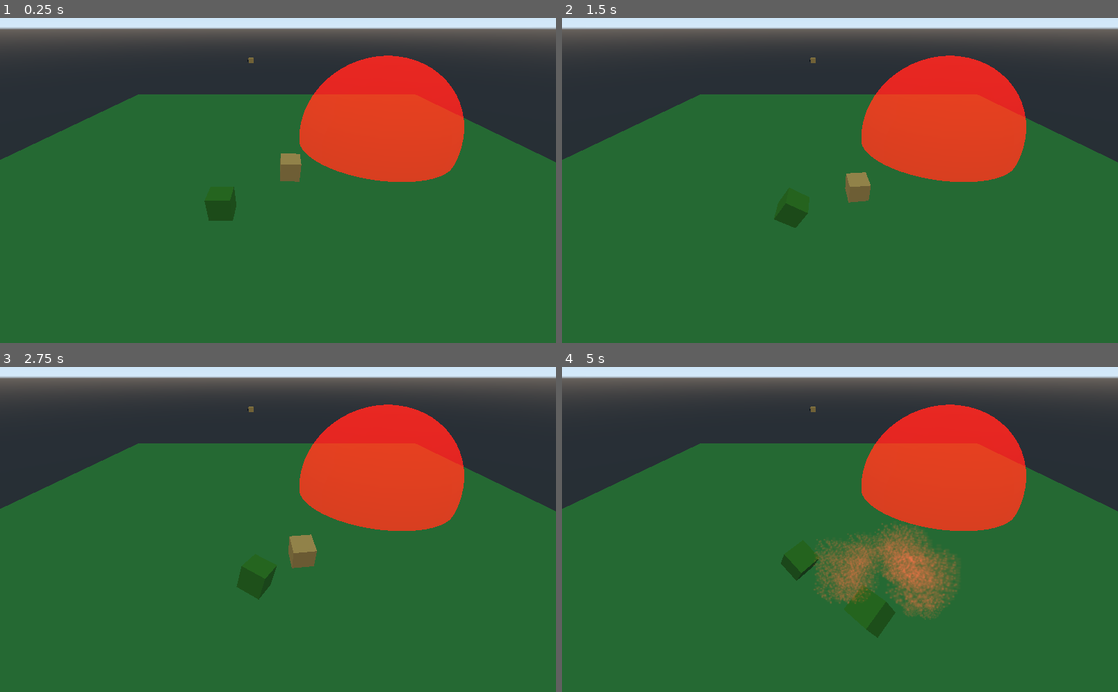
Above: before the commit, frames 1-4 (two rows, left to right).
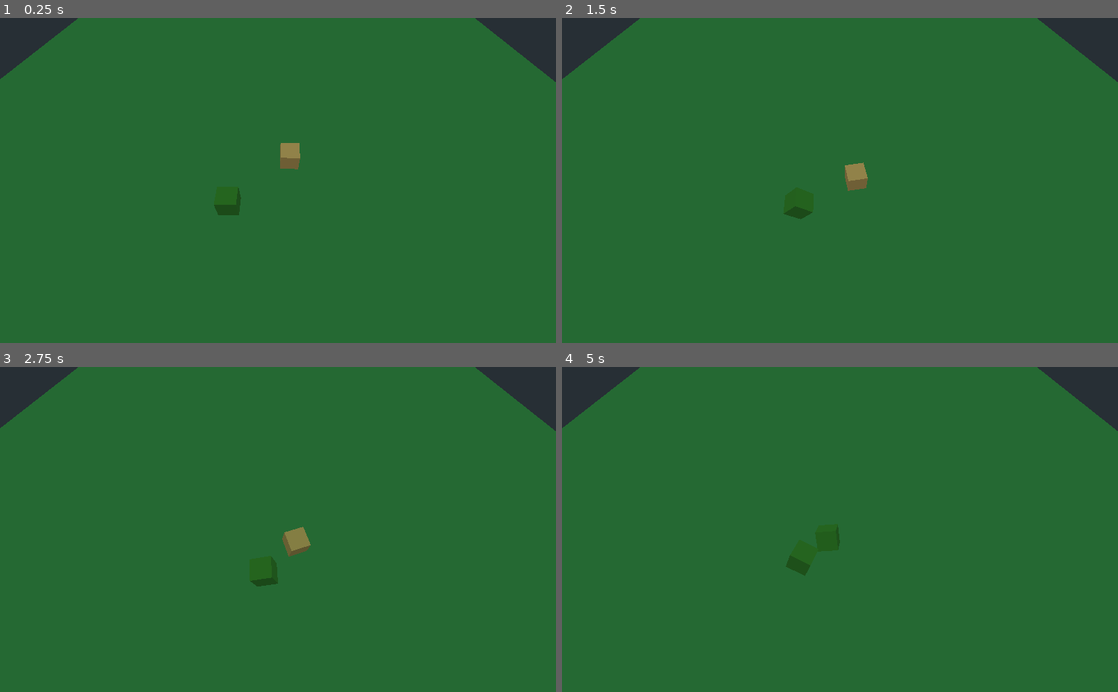
Above: after the commit, the same moments.

Repository: daltonteague/GMTK-Jam-2021
Game: Godot game, scene res://scenes/StartScene.tscn
The game is run twice, just before and just after one commit, with the same random seed, the same clock (stepped at 60 frames per second) and the same inputs.
Inputs:
- Up to frame 1 (0.25 s): no input
- Up to frame 2 (1.5 s): hold D (move_right) 0.53-1.28 s; hold S (move_backward) from 1.28 s (still down)
- Up to frame 3 (2.75 s): release S (move_backward) at 2.03 s; hold D (move_right) from 2.03 s (still down)
- Up to frame 4 (5 s): release D (move_right) at 2.78 s; hold W (move_forward) 2.78-3.53 s; hold A (move_left) from 3.53 s (still down)

The runs differ from the first frame. In frame 1, 35% of the frame differs, in the area x 0-100%, y 0-63%; in frame 2, 35%; in frame 3, 35%; in frame 4, 40%, in the area x 0-100%, y 0-84%.

Commit message:
Made a new test scene; doing some tuning; fixed bug with healing NPCs

Diff:
--- /dev/null
+++ b/materials/obstacle.tres
@@ -0,0 +1,5 @@
+[gd_resource type="SpatialMaterial" format=2]
+
+[resource]
+flags_vertex_lighting = true
+albedo_color = Color( 0.290196, 0.290196, 0.290196, 1 )
--- a/scenes/Character.tscn
+++ b/scenes/Character.tscn
@@ -40,7 +40,7 @@
 script = ExtResource( 3 )
 
 [node name="Skin" type="MeshInstance" parent="."]
-transform = Transform( 2, 0, 0, 0, 2.098, 0, 0, 0, 2, 0, 0, 0 )
+transform = Transform( 2, 0, 0, 0, 2, 0, 0, 0, 2, 0, 0, 0 )
 mesh = SubResource( 1 )
 material/0 = null
 
@@ -68,6 +68,7 @@
 shape = SubResource( 2 )
 
 [node name="InfectionRadius" type="Area" parent="."]
+visible = false
 
 [node name="Collision" type="CollisionShape" parent="InfectionRadius"]
 transform = Transform( 5, 0, 0, 0, 5, 0, 0, 0, 5, 0, 0, 0 )
@@ -75,6 +76,7 @@
 
 [node name="SightRadius" type="Area" parent="."]
 transform = Transform( 8.25834, 0, 0, 0, 8.25834, 0, 0, 0, 8.25834, 0, 0, 0 )
+visible = false
 
 [node name="Collision" type="CollisionShape" parent="SightRadius"]
 transform = Transform( 5, 0, 0, 0, 5, 0, 0, 0, 5, 0, 0, 0 )
--- /dev/null
+++ b/scenes/CrabsInABucket.tscn
@@ -0,0 +1,222 @@
+[gd_scene load_steps=14 format=2]
+
+[ext_resource path="res://scenes/Character.tscn" type="PackedScene" id=1]
+[ext_resource path="res://scripts/CharacterController.gd" type="Script" id=2]
+[ext_resource path="res://scripts/GameController.gd" type="Script" id=3]
+[ext_resource path="res://materials/obstacle.tres" type="Material" id=4]
+
+[sub_resource type="PhysicsMaterial" id=1]
+
+[sub_resource type="CubeMesh" id=2]
+
+[sub_resource type="BoxShape" id=3]
+
+[sub_resource type="SpatialMaterial" id=4]
+albedo_color = Color( 0.282353, 0.341176, 0.0745098, 1 )
+
+[sub_resource type="PlaneMesh" id=5]
+material = SubResource( 4 )
+size = Vector2( 6, 6 )
+
+[sub_resource type="BoxShape" id=6]
+extents = Vector3( 3, 0.0147195, 3 )
+
+[sub_resource type="CylinderMesh" id=7]
+
+[sub_resource type="CylinderShape" id=8]
+
+[sub_resource type="Skin" id=9]
+
+[node name="World" type="Spatial"]
+script = ExtResource( 3 )
+
+[node name="Camera" type="Camera" parent="."]
+transform = Transform( 1, 0, 0, 0, 0.301006, 0.953622, 0, -0.953622, 0.301006, -1.79501, 85.1008, 36.8859 )
+far = 800.0
+
+[node name="DirectionalLight" type="DirectionalLight" parent="."]
+transform = Transform( 1, 0, 0, 0, 0.460696, 0.887558, 0, -0.887558, 0.460696, -19.416, 91.1499, 36.8859 )
+shadow_enabled = true
+
+[node name="Zombie" type="Spatial" parent="."]
+transform = Transform( 1, 0, 0, 0, 1, 0, 0, 0, 1, 36.0519, 4.29131, 15.1037 )
+script = ExtResource( 2 )
+starting_state = "Zombie"
+
+[node name="Char" parent="Zombie" instance=ExtResource( 1 )]
+transform = Transform( 1, 0, 0, 0, 1, 0, 0, 0, 1, -46.7504, 0, 26.0493 )
+
+[node name="Terrain" type="Node" parent="."]
+
+[node name="Wall" type="StaticBody" parent="Terrain"]
+transform = Transform( 60, 0, 0, 0, 6, 0, 0, 0, 1, 0, 5, -60 )
+physics_material_override = SubResource( 1 )
+
+[node name="MeshInstance" type="MeshInstance" parent="Terrain/Wall"]
+mesh = SubResource( 2 )
+material/0 = null
+
+[node name="CollisionShape" type="CollisionShape" parent="Terrain/Wall"]
+shape = SubResource( 3 )
+
+[node name="Wall2" type="StaticBody" parent="Terrain"]
+transform = Transform( 60, 0, 0, 0, 6, 0, 0, 0, 1, 0, 5, 60 )
+physics_material_override = SubResource( 1 )
+
+[node name="MeshInstance" type="MeshInstance" parent="Terrain/Wall2"]
+mesh = SubResource( 2 )
+material/0 = null
+
+[node name="CollisionShape" type="CollisionShape" parent="Terrain/Wall2"]
+shape = SubResource( 3 )
+
+[node name="Wall3" type="StaticBody" parent="Terrain"]
+transform = Transform( -2.62268e-06, 0, 1, 0, 6, 0, -60, 0, -4.37114e-08, 59.2677, 5.0942, -0.701027 )
+physics_material_override = SubResource( 1 )
+
+[node name="MeshInstance" type="MeshInstance" parent="Terrain/Wall3"]
+mesh = SubResource( 2 )
+material/0 = null
+
+[node name="CollisionShape" type="CollisionShape" parent="Terrain/Wall3"]
+shape = SubResource( 3 )
+
+[node name="Wall4" type="StaticBody" parent="Terrain"]
+transform = Transform( -2.62268e-06, 0, 1, 0, 6, 0, -60, 0, -4.37114e-08, -59.716, 5.00001, 0.0758514 )
+physics_material_override = SubResource( 1 )
+
+[node name="MeshInstance" type="MeshInstance" parent="Terrain/Wall4"]
+transform = Transform( 1, 0, 0, 0, 1, 0, 2.27374e-13, 0, 1, 0, 0, 0 )
+mesh = SubResource( 2 )
+material/0 = null
+
+[node name="CollisionShape" type="CollisionShape" parent="Terrain/Wall4"]
+shape = SubResource( 3 )
+
+[node name="Ground" type="StaticBody" parent="Terrain"]
+transform = Transform( 20, 0, 0, 0, 1, 0, 0, 0, 20, -1.8246, 0.895149, 1.1184 )
+
+[node name="MeshInstance" type="MeshInstance" parent="Terrain/Ground"]
+transform = Transform( 1, 0, 0, 0, 1, 0, 0, 0, 1, -0.00115156, 0.0161868, -0.0158365 )
+mesh = SubResource( 5 )
+material/0 = null
+
+[node name="CollisionShape" type="CollisionShape" parent="Terrain/Ground"]
+shape = SubResource( 6 )
+
+[node name="Obstacle1" type="StaticBody" parent="Terrain"]
+transform = Transform( 6.11119, 0, 0, 0, 14.6922, 0, 0, 0, 6.11119, 0, 4.03352, 0 )
+__meta__ = {
+"_editor_description_": "f"
+}
+
+[node name="MeshInstance" type="MeshInstance" parent="Terrain/Obstacle1"]
+mesh = SubResource( 7 )
+material/0 = ExtResource( 4 )
+
+[node name="CollisionShape" type="CollisionShape" parent="Terrain/Obstacle1"]
+shape = SubResource( 8 )
+
+[node name="Obstacle2" type="StaticBody" parent="Terrain"]
+transform = Transform( 0.23213, 4.55319, -5.80568, -6.03085, -2.02488, -0.515886, -0.960017, 13.8213, 1.837, -26.8766, -1.92026, 0 )
+__meta__ = {
+"_editor_description_": "f"
+}
+
+[node name="MeshInstance" type="MeshInstance" parent="Terrain/Obstacle2"]
+transform = Transform( 1, 8.9407e-08, 0, 2.23517e-08, 1, -6.70552e-08, -1.86265e-08, -5.96046e-08, 1, 0, 0, 0 )
+mesh = SubResource( 7 )
+skin = SubResource( 9 )
+material/0 = ExtResource( 4 )
+
+[node name="CollisionShape" type="CollisionShape" parent="Terrain/Obstacle2"]
+shape = SubResource( 8 )
+
+[node name="Obstacle3" type="StaticBody" parent="Terrain"]
+transform = Transform( -1.62346, 18.2817, 6.56385, -6.03085, -2.02488, -0.515886, 0.157774, -9.55051, 4.6412, 20.6255, -1.92026, 21.4959 )
+__meta__ = {
+"_editor_description_": "f"
+}
+
+[node name="MeshInstance" type="MeshInstance" parent="Terrain/Obstacle3"]
+mesh = SubResource( 7 )
+material/0 = ExtResource( 4 )
+
+[node name="CollisionShape" type="CollisionShape" parent="Terrain/Obstacle3"]
+shape = SubResource( 8 )
+
+[node name="Obstacle4" type="StaticBody" parent="Terrain"]
+transform = Transform( 0.708449, 3.88525, -5.8509, -4.82937, 8.9401, 0.442355, 3.67722, 10.9927, 1.70818, 24.4184, 5.3162, -34.0545 )
+__meta__ = {
+"_editor_description_": "f"
+}
+
+[node name="MeshInstance" type="MeshInstance" parent="Terrain/Obstacle4"]
+mesh = SubResource( 7 )
+material/0 = ExtResource( 4 )
+
+[node name="CollisionShape" type="CollisionShape" parent="Terrain/Obstacle4"]
+shape = SubResource( 8 )
+
+[node name="Passive" type="Spatial" parent="."]
+transform = Transform( 1, 0, 0, 0, 1, 0, 0, 0, 1, 0, 10.3247, -16 )
+script = ExtResource( 2 )
+
+[node name="Char" parent="Passive" instance=ExtResource( 1 )]
+transform = Transform( 1, 0, 0, 0, 1, 0, 0, 0, 1, 0, -7, -9.872 )
+
+[node name="Passive2" type="Spatial" parent="."]
+transform = Transform( 1, 0, 0, 0, 1, 0, 0, 0, 1, -14.2561, 10.3247, -16 )
+script = ExtResource( 2 )
+
+[node name="Char" parent="Passive2" instance=ExtResource( 1 )]
+transform = Transform( 1, 0, 0, 0, 1, 0, 0, 0, 1, 0, -7, -9.872 )
+
+[node name="Passive3" type="Spatial" parent="."]
+transform = Transform( 1, 0, 0, 0, 1, 0, 0, 0, 1, -3.92976, 10.3247, -30.4295 )
+script = ExtResource( 2 )
+
+[node name="Char" parent="Passive3" instance=ExtResource( 1 )]
+transform = Transform( 1, 0, 0, 0, 1, 0, 0, 0, 1, 0, -7, -9.872 )
+
+[node name="Passive4" type="Spatial" parent="."]
+transform = Transform( 1, 0, 0, 0, 1, 0, 0, 0, 1, 40.7572, 10.3247, -3.99593 )
+script = ExtResource( 2 )
+
+[node name="Char" parent="Passive4" instance=ExtResource( 1 )]
+transform = Transform( 1, 0, 0, 0, 1, 0, 0, 0, 1, 0, -7, -9.872 )
+
+[node name="Passive5" type="Spatial" parent="."]
+transform = Transform( 1, 0, 0, 0, 1, 0, 0, 0, 1, 26.5011, 10.3247, -3.99593 )
+script = ExtResource( 2 )
+
+[node name="Char" parent="Passive5" instance=ExtResource( 1 )]
+transform = Transform( 1, 0, 0, 0, 1, 0, 0, 0, 1, 0, -7, -9.872 )
+
+[node name="Passive6" type="Spatial" parent="."]
+transform = Transform( 1, 0, 0, 0, 1, 0, 0, 0, 1, 30.9356, 10.3247, 6.93277 )
+script = ExtResource( 2 )
+
+[node name="Char" parent="Passive6" instance=ExtResource( 1 )]
+transform = Transform( 1, 0, 0, 0, 1, 0, 0, 0, 1, 0, -7, -9.872 )
+
+[node name="Passive7" type="Spatial" parent="."]
+transform = Transform( 1, 0, 0, 0, 1, 0, 0, 0, 1, -30.2992, 10.3247, -27.9553 )
+script = ExtResource( 2 )
+
+[node name="Char" parent="Passive7" instance=ExtResource( 1 )]
+transform = Transform( 1, 0, 0, 0, 1, 0, 0, 0, 1, 0, -7, -9.872 )
+
+[node name="Passive8" type="Spatial" parent="."]
+transform = Transform( 1, 0, 0, 0, 1, 0, 0, 0, 1, -44.5554, 10.3247, -27.9553 )
+script = ExtResource( 2 )
+
+[node name="Char" parent="Passive8" instance=ExtResource( 1 )]
+transform = Transform( 1, 0, 0, 0, 1, 0, 0, 0, 1, 0, -7, -9.872 )
+
+[node name="Passive9" type="Spatial" parent="."]
+transform = Transform( 1, 0, 0, 0, 1, 0, 0, 0, 1, -40.1208, 10.3247, -17.0266 )
+script = ExtResource( 2 )
+
+[node name="Char" parent="Passive9" instance=ExtResource( 1 )]
+transform = Transform( 1, 0, 0, 0, 1, 0, 0, 0, 1, 0, -7, -9.872 )
--- a/scenes/StartScene.tscn
+++ b/scenes/StartScene.tscn
@@ -1,10 +1,8 @@
-[gd_scene load_steps=12 format=2]
+[gd_scene load_steps=7 format=2]
 
 [ext_resource path="res://scenes/Character.tscn" type="PackedScene" id=1]
 [ext_resource path="res://scripts/CharacterController.gd" type="Script" id=2]
 [ext_resource path="res://scripts/GameController.gd" type="Script" id=3]
-[ext_resource path="res://scripts/DamageZone.gd" type="Script" id=4]
-[ext_resource path="res://scenes/Rifle.tscn" type="PackedScene" id=5]
 
 [sub_resource type="SpatialMaterial" id=1]
 albedo_color = Color( 0.227451, 0.501961, 0.196078, 1 )
@@ -16,25 +14,11 @@
 [sub_resource type="BoxShape" id=3]
 extents = Vector3( 3, 0.0147195, 3 )
 
-[sub_resource type="SphereShape" id=4]
-
-[sub_resource type="SpatialMaterial" id=5]
-flags_transparent = true
-albedo_color = Color( 1, 0.141176, 0, 0.709804 )
-emission_enabled = true
-emission = Color( 1, 0, 0, 1 )
-emission_energy = 0.76
-emission_operator = 0
-emission_on_uv2 = false
-
-[sub_resource type="SphereMesh" id=6]
-material = SubResource( 5 )
-
 [node name="World" type="Spatial"]
 script = ExtResource( 3 )
 
 [node name="Ground" type="StaticBody" parent="."]
-transform = Transform( 23.672, 0, 0, 0, 23.672, 0, 0, 0, 23.672, 0, 0, 0 )
+transform = Transform( 30, 0, 0, 0, 30, 0, 0, 0, 30, 0, 0, 0 )
 
 [node name="MeshInstance" type="MeshInstance" parent="Ground"]
 transform = Transform( 1, 0, 0, 0, 1, 0, 0, 0, 1, -0.00115156, 0.0161868, -0.0158365 )
@@ -44,10 +28,6 @@
 [node name="CollisionShape" type="CollisionShape" parent="Ground"]
 shape = SubResource( 3 )
 
-[node name="Camera" type="Camera" parent="."]
-transform = Transform( 1, 0, 0, 0, 0.836047, 0.548658, 0, -0.548658, 0.836047, 0.582, 28.8, 52.68 )
-far = 800.0
-
 [node name="Zombie" type="Spatial" parent="."]
 transform = Transform( 1, 0, 0, 0, 1, 0, 0, 0, 1, -8.941, 4.29131, 0 )
 script = ExtResource( 2 )
@@ -56,35 +36,13 @@
 [node name="Char" parent="Zombie" instance=ExtResource( 1 )]
 transform = Transform( 1, 0, 0, 0, 1, 0, 0, 0, 1, 0, 0, 22 )
 
+[node name="Camera" type="Camera" parent="Zombie"]
+transform = Transform( 1, 0, 0, 0, 0.589055, 0.808093, 0, -0.808093, 0.589055, 9.523, 37.9455, 44.9979 )
+far = 800.0
+
 [node name="Passive" type="Spatial" parent="."]
 transform = Transform( 1, 0, 0, 0, 1, 0, 0, 0, 1, 0, 10.3247, -16 )
 script = ExtResource( 2 )
 
 [node name="Char" parent="Passive" instance=ExtResource( 1 )]
 transform = Transform( 1, 0, 0, 0, 1, 0, 0, 0, 1, 3, -5.20145, 27 )
-
-[node name="Gunner" type="Spatial" parent="."]
-transform = Transform( 1, 0, 0, 0, 1, 0, 0, 0, 1, -23, 10.3247, -174.961 )
-script = ExtResource( 2 )
-starting_state = "Aggressive"
-
-[node name="Char" parent="Gunner" instance=ExtResource( 1 )]
-transform = Transform( -1, 0, -1.50996e-07, 0, 1, 0, 1.50996e-07, 0, -1, 0, -5.20145, 0 )
-
-[node name="Rifle" parent="Gunner/Char" instance=ExtResource( 5 )]
-transform = Transform( -2.5, 0, 3.77489e-07, 0, 2.5, 0, -3.77489e-07, 0, -2.5, 3, 0.20145, -1 )
-
-[node name="Area" type="Area" parent="."]
-transform = Transform( 1.20105, 0, 0, 0, 1.20105, 0, 0, 0, 1.20105, 28, 2, -11 )
-script = ExtResource( 4 )
-
-[node name="CollisionShape" type="CollisionShape" parent="Area"]
-transform = Transform( 17.5978, 0, 0, 0, 17.5978, 0, 0, 0, 17.5978, 0, 0, 0 )
-shape = SubResource( 4 )
-
-[node name="MeshInstance" type="MeshInstance" parent="Area/CollisionShape"]
-mesh = SubResource( 6 )
-material/0 = null
-
-[connection signal="body_entered" from="Area" to="Area" method="_on_Area_body_entered"]
-[connection signal="body_exited" from="Area" to="Area" method="_on_Area_body_exited"]
--- a/scripts/Characters/States/BaseNPC.gd
+++ b/scripts/Characters/States/BaseNPC.gd
@@ -70,6 +70,8 @@
 
 func _on_InfectionRadius_area_exited(area):
 	current_damage_per_frame -= get_damage_if_zombie(area)
+	if current_damage_per_frame < 0:
+		current_damage_per_frame = 0
 
 func _on_SightRadius_area_entered(area):
 	var zombie_state = get_zombie_state(area)
--- a/scripts/Characters/States/Zombie.gd
+++ b/scripts/Characters/States/Zombie.gd
@@ -6,7 +6,7 @@
 var slowdown_speed = 2000
 var death_pop_force = 500
 
-var damage_per_frame = 10
+var damage_per_frame = 24
 
 signal zombie_dead
 
